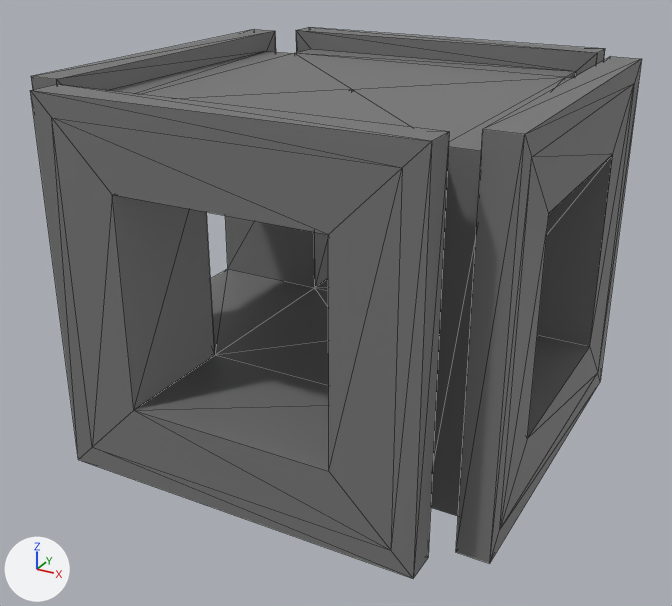
Before and after pictures for a commit that changed the FBX model Assets/Content/wfc_demo_pipes/pipe_straight.fbx.
Before and after are seen from a 50 mm camera at (0.914, -1.728, 0.722) aimed at (-0.004, -0.059, -0.113). Lighting does not change. The marker at lower left points along +X, +Y and +Z. The first picture is the older version. Mesh edges are drawn as thin lines. Where no turn or scale is listed for an object, it has been applied to the vertices. Vertices at exactly the same position are counted once.

In view in the first picture: 'tube_straight'.
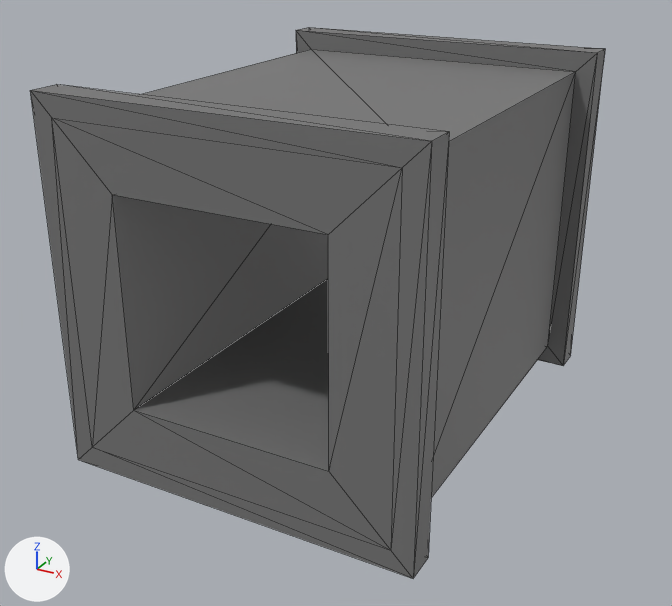
What the commit changed:
me_cube_003 is used by ob_tube_straight; location (0.0, 0.0, 0.0).
me_cube_003 had 116 vertices, 256 faces and spanned x -0.5..0.5, y -0.5..0.5, z -0.395..0.395.
me_cube_003 now has 40 vertices, 80 faces and spans x -0.395..0.395, y -0.5..0.5, z -0.395..0.395.
Part 1, on me_cube_003:
76 vertices are removed from x -0.5..0.5, y -0.395..0.395, z -0.395..0.395.
194 faces are deleted.
18 new faces join them.

Boxes (x1, y1, x2, y2) around the edits, measured in the pictures (672 x 606 px):
'tube_straight', reshaped (6% narrower)
    before: (30, 27, 642, 578)
    after: (30, 27, 605, 578)
part 1 of me_cube_003, cut back
    before: (31, 29, 642, 563)
    after: (112, 49, 576, 497)
